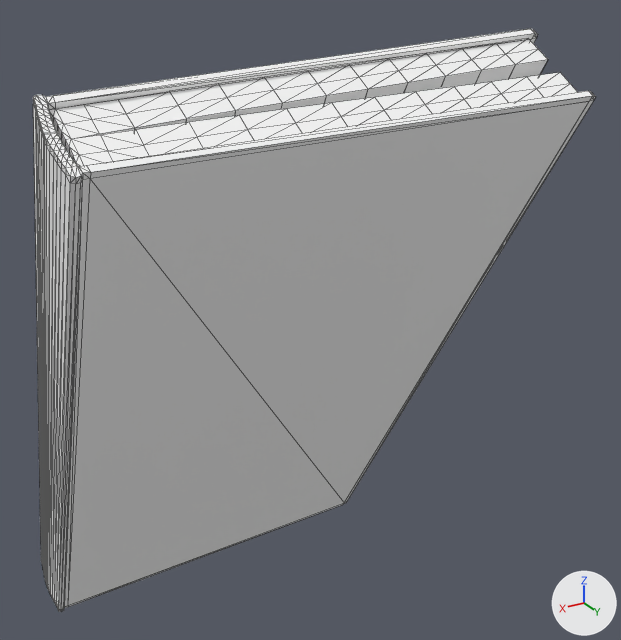
The glTF model public/3d_models/notebook.glb, before and after one commit.
Both versions are drawn from a camera (50 mm lens) standing at (28.38, 28.26, 16.07) and looking at (26.53, 25.17, 14.53). The lights are fixed; the arrows at lower right show +X, +Y and +Z. Mesh edges are drawn as thin lines. Where no turn or scale is listed for an object, it has been applied to the vertices.

The scene before the commit, as lines of its bpy script (objects in view):
```python
mat_notitie_boekje_0_0_3notitie_boekje_0_0lambert4 = principled_material('notitie_boekje_0_0_3notitie_boekje_0_0lambert4')
mat_notitie_boekje_0_0_3notitie_boekje_0_0lambert4.base_color = (1.0, 1.0, 1.0)  # white #ffffff
mat_notitie_boekje_0_0_3notitie_boekje_0_0lambert4.roughness = 0.6
me_notitie_boekje_0_0_3_notitie_boekje_0_0_notitie_boekje_0_0_blad = bpy.data.meshes.new('notitie_boekje_0_0_3:notitie_boekje_0_0:notitie_boekje_0_0:blad')
me_notitie_boekje_0_0_3_notitie_boekje_0_0_notitie_boekje_0_0_blad.from_pydata(...)  # 386 vertices, 772 faces; spans x -1.06..0.95, y -1.26..0.79, z -1.37..1.69
me_notitie_boekje_0_0_3_notitie_boekje_0_0_notitie_boekje_0_0_blad.materials.append(mat_notitie_boekje_0_0_3notitie_boekje_0_0lambert4)  # white #ffffff
ob_about_me = bpy.data.objects.new('About Me', me_notitie_boekje_0_0_3_notitie_boekje_0_0_notitie_boekje_0_0_blad)
ob_about_me.location = (26.868, 25.358, 14.116)
```
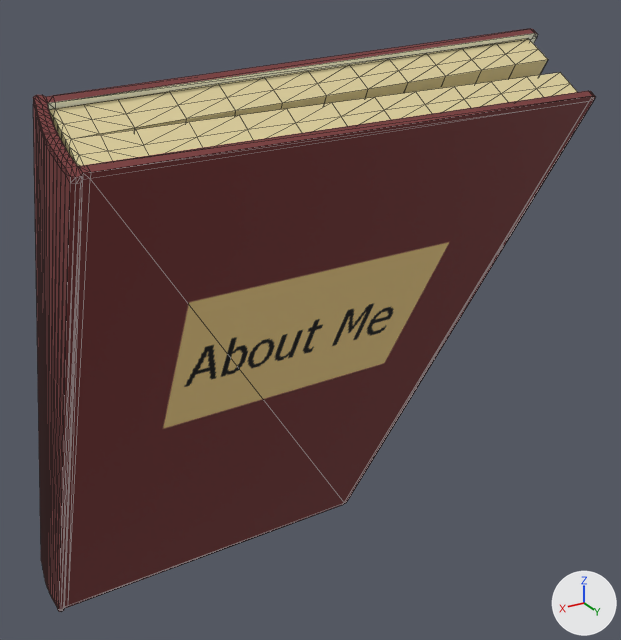
What differs and where, as boxes (x1, y1, x2, y2) in the pictures (621 x 640 px):
'About Me', surface changed (grey to brown)
    both: (33, 29, 596, 612)

Patch to the scene script:
```diff
--- a/public/3d_models/notebook.glb.py
+++ b/public/3d_models/notebook.glb.py
@@ img_about_me_book @@
+img_about_me_book = load_image('about_me_book', '_unpacked/about_me_book', 1024, 1024, 'sRGB')
@@ mat_notitie_boekje_0_0_3notitie_boekje_0_0lambert4 @@
 mat_notitie_boekje_0_0_3notitie_boekje_0_0lambert4 = principled_material('notitie_boekje_0_0_3notitie_boekje_0_0lambert4')
-mat_notitie_boekje_0_0_3notitie_boekje_0_0lambert4.base_color = (1.0, 1.0, 1.0)  # white #ffffff
+mat_notitie_boekje_0_0_3notitie_boekje_0_0lambert4.texture = img_about_me_book
 mat_notitie_boekje_0_0_3notitie_boekje_0_0lambert4.roughness = 0.6
```
